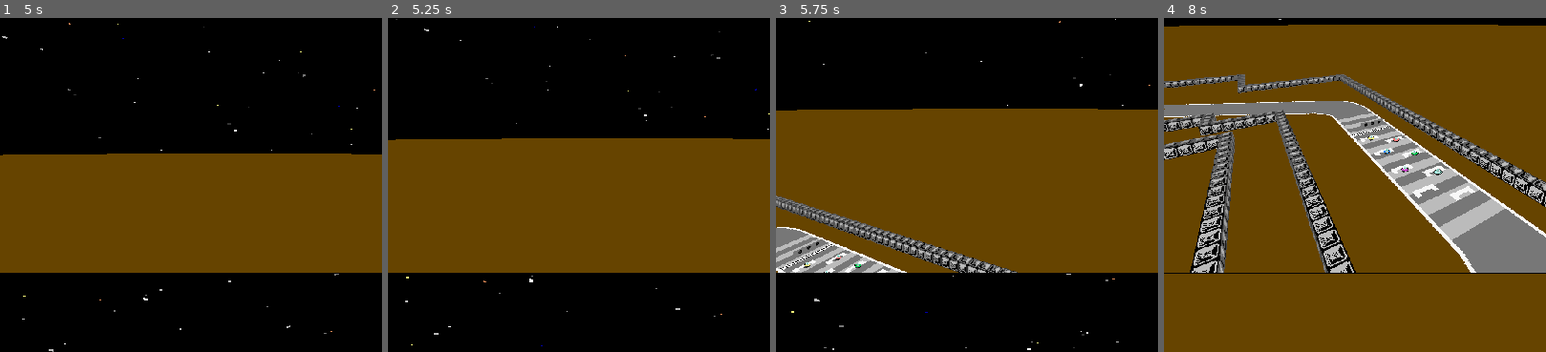
Above: before the commit, frames 1-4 (left to right).
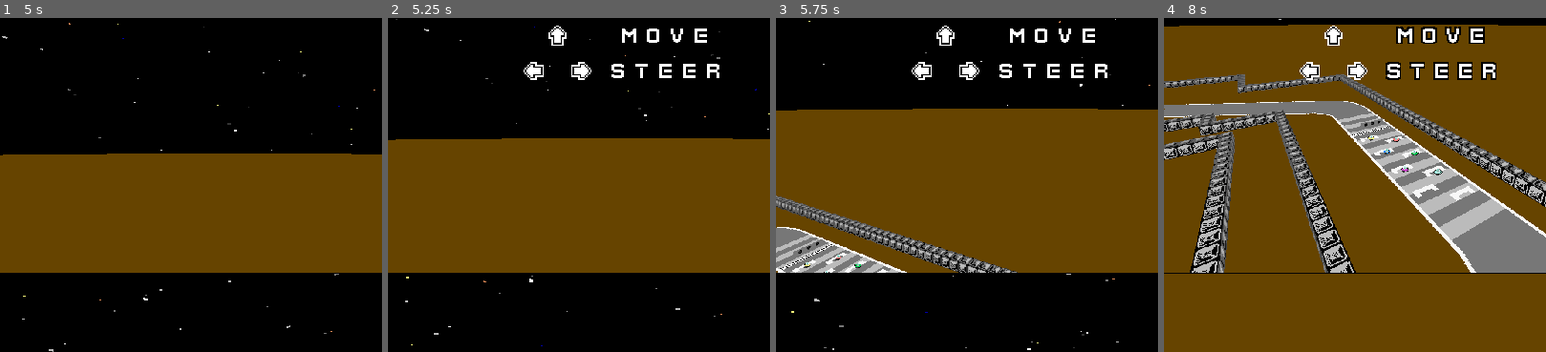
Above: after the commit, the same moments.

Repository: puzzud/MizJam1
Game: Godot game, scene res://Scenes/Game.tscn
Same seed, same stepped clock (60 frames per second), same inputs: the game is played once before the commit and once after it. Sound files missing from this copy of the repository are replaced by a short silence.
Inputs:
- Up to frame 1 (5 s): tap Enter (ui_accept) at 0.5, 1.52, 1.55, 1.82, 3.02, 3.05, 3.32, 4.52, 4.55, 4.82 s; hold D (game_turn_right) 0.53-1.28 s; hold Enter (ui_accept) 0.53-1.28 s; hold S (game_brake) 1.28-2.03 s; tap P at 1.35, 2.85, 4.35 s; hold D (game_turn_right) 2.03-2.78 s; hold Enter (ui_accept) 2.03-2.78 s; hold W (game_accelerate) 2.78-3.53 s; hold Enter (ui_accept) 3.53-4.28 s; hold A (game_turn_left) from 3.53 s (still down)
- Up to frame 2 (5.25 s): release A (game_turn_left) at 5.03 s; hold S (game_brake) from 5.03 s (still down); hold Enter (ui_accept) from 5.03 s (still down)
- Up to frame 3 (5.75 s): keep holding S (game_brake); keep holding Enter (ui_accept)
- Up to frame 4 (8 s): release S (game_brake) at 5.78 s; release Enter (ui_accept) at 5.78 s; hold D (game_turn_right) 5.78-6.53 s; tap P at 5.85, 7.35 s; tap Enter (ui_accept) at 6.02, 6.05, 6.32, 7.52, 7.55, 7.82 s; hold W (game_accelerate) 6.53-7.28 s; hold Enter (ui_accept) 6.53-7.28 s; hold D (game_turn_right) from 7.28 s (still down)
The pictures show only the part of the screen within x 20-70%, y 12-62%; the shares and areas given below are measured in that part.

Frame 1 is identical in both runs. In frame 2, 1.2% of the frame differs, in the area x 35-87%, y 2-19%; in frame 3, 1.2%; in frame 4, 2.4%.

Commit message:
Added instructions.

Diff:
--- /dev/null
+++ b/Project/Graphics/KeyLeft.tres
@@ -0,0 +1,7 @@
+[gd_resource type="AtlasTexture" load_steps=2 format=2]
+
+[ext_resource path="res://Graphics/tileset_legacy_trans.png" type="Texture" id=1]
+
+[resource]
+atlas = ExtResource( 1 )
+region = Rect2( 527, 357, 16, 16 )
--- /dev/null
+++ b/Project/Graphics/KeyRight.tres
@@ -0,0 +1,7 @@
+[gd_resource type="AtlasTexture" load_steps=2 format=2]
+
+[ext_resource path="res://Graphics/tileset_legacy_trans.png" type="Texture" id=1]
+
+[resource]
+atlas = ExtResource( 1 )
+region = Rect2( 493, 357, 16, 16 )
--- /dev/null
+++ b/Project/Graphics/KeyUp.tres
@@ -0,0 +1,7 @@
+[gd_resource type="AtlasTexture" load_steps=2 format=2]
+
+[ext_resource path="res://Graphics/tileset_legacy_trans.png" type="Texture" id=1]
+
+[resource]
+atlas = ExtResource( 1 )
+region = Rect2( 476, 357, 16, 16 )
--- a/Project/Scenes/Game.tscn
+++ b/Project/Scenes/Game.tscn
@@ -12,6 +12,9 @@
 [ext_resource path="res://Sounds/RaceStartMusic.ogg" type="AudioStream" id=10]
 [ext_resource path="res://Sounds/RaceLoseMusic.ogg" type="AudioStream" id=11]
 [ext_resource path="res://Sounds/RaceWinMusic.ogg" type="AudioStream" id=12]
+[ext_resource path="res://Graphics/KeyUp.tres" type="Texture" id=13]
+[ext_resource path="res://Graphics/KeyRight.tres" type="Texture" id=14]
+[ext_resource path="res://Graphics/KeyLeft.tres" type="Texture" id=15]
 
 [sub_resource type="AtlasTexture" id=1]
 atlas = ExtResource( 8 )
@@ -235,6 +238,148 @@
 "_edit_use_anchors_": false
 }
 
+[node name="TitleToRace" type="Control" parent="Ui"]
+visible = false
+margin_right = 40.0
+margin_bottom = 40.0
+__meta__ = {
+"_edit_lock_": true,
+"_edit_use_anchors_": false
+}
+
+[node name="Controls" type="Control" parent="Ui/TitleToRace"]
+visible = false
+margin_top = 128.0
+margin_right = 512.0
+margin_bottom = 144.0
+rect_scale = Vector2( 2, 2 )
+__meta__ = {
+"_edit_use_anchors_": false
+}
+
+[node name="MoveSymbol" type="TextureRect" parent="Ui/TitleToRace/Controls"]
+margin_left = 208.0
+margin_top = -8.0
+margin_right = 224.0
+margin_bottom = 8.0
+texture = ExtResource( 13 )
+__meta__ = {
+"_edit_lock_": true,
+"_edit_use_anchors_": false
+}
+
+[node name="MoveLabel" type="Label" parent="Ui/TitleToRace/Controls"]
+margin_left = 256.0
+margin_top = -8.0
+margin_right = 320.0
+margin_bottom = 8.0
+custom_fonts/font = ExtResource( 6 )
+custom_colors/font_color = Color( 1, 1, 1, 1 )
+custom_colors/font_outline_modulate = Color( 0, 0, 0, 1 )
+custom_colors/font_color_shadow = Color( 0, 0, 0, 1 )
+custom_constants/shadow_as_outline = 1
+text = "Move"
+align = 1
+uppercase = true
+__meta__ = {
+"_edit_lock_": true,
+"_edit_use_anchors_": false
+}
+
+[node name="SteerLeftSymbol" type="TextureRect" parent="Ui/TitleToRace/Controls"]
+margin_left = 192.0
+margin_top = 16.0
+margin_right = 208.0
+margin_bottom = 32.0
+texture = ExtResource( 15 )
+__meta__ = {
+"_edit_lock_": true,
+"_edit_use_anchors_": false
+}
+
+[node name="SteerRightSymbol" type="TextureRect" parent="Ui/TitleToRace/Controls"]
+margin_left = 224.0
+margin_top = 16.0
+margin_right = 240.0
+margin_bottom = 32.0
+texture = ExtResource( 14 )
+__meta__ = {
+"_edit_lock_": true,
+"_edit_use_anchors_": false
+}
+
+[node name="SteerLabel" type="Label" parent="Ui/TitleToRace/Controls"]
+margin_left = 248.0
+margin_top = 16.0
+margin_right = 328.0
+margin_bottom = 32.0
+custom_fonts/font = ExtResource( 6 )
+custom_colors/font_color = Color( 1, 1, 1, 1 )
+custom_colors/font_outline_modulate = Color( 0, 0, 0, 1 )
+custom_colors/font_color_shadow = Color( 0, 0, 0, 1 )
+custom_constants/shadow_as_outline = 1
+text = "Steer"
+align = 1
+uppercase = true
+__meta__ = {
+"_edit_lock_": true,
+"_edit_use_anchors_": false
+}
+
+[node name="CollectGems" type="Label" parent="Ui/TitleToRace"]
+visible = false
+margin_top = 112.0
+margin_right = 512.0
+margin_bottom = 128.0
+rect_scale = Vector2( 2, 2 )
+custom_fonts/font = ExtResource( 6 )
+custom_colors/font_color = Color( 1, 1, 1, 1 )
+custom_colors/font_outline_modulate = Color( 0, 0, 0, 1 )
+custom_colors/font_color_shadow = Color( 0, 0, 0, 1 )
+custom_constants/shadow_as_outline = 1
+text = "Collect Gems For Speed"
+align = 1
+uppercase = true
+__meta__ = {
+"_edit_use_anchors_": false
+}
+
+[node name="ThreeLaps" type="Label" parent="Ui/TitleToRace"]
+visible = false
+margin_top = 112.0
+margin_right = 512.0
+margin_bottom = 128.0
+rect_scale = Vector2( 2, 2 )
+custom_fonts/font = ExtResource( 6 )
+custom_colors/font_color = Color( 1, 1, 1, 1 )
+custom_colors/font_outline_modulate = Color( 0, 0, 0, 1 )
+custom_colors/font_color_shadow = Color( 0, 0, 0, 1 )
+custom_constants/shadow_as_outline = 1
+text = "3 laps"
+align = 1
+uppercase = true
+__meta__ = {
+"_edit_use_anchors_": false
+}
+
+[node name="Win" type="Label" parent="Ui/TitleToRace"]
+visible = false
+margin_top = 112.0
+margin_right = 512.0
+margin_bottom = 128.0
+rect_scale = Vector2( 2, 2 )
+custom_fonts/font = ExtResource( 6 )
+custom_colors/font_color = Color( 1, 1, 1, 1 )
+custom_colors/font_outline_modulate = Color( 0, 0, 0, 1 )
+custom_colors/font_color_shadow = Color( 0, 0, 0, 1 )
+custom_constants/shadow_as_outline = 1
+text = "Win"
+align = 1
+uppercase = true
+__meta__ = {
+"_edit_use_anchors_": false
+}
+
 [node name="Race" type="Control" parent="Ui"]
 margin_right = 40.0
 margin_bottom = 40.0
@@ -391,6 +536,12 @@
 "_edit_use_anchors_": false
 }
 
+[node name="Timers" type="Node" parent="."]
+
+[node name="InstructionMessageTimer" type="Timer" parent="Timers"]
+wait_time = 4.5
+one_shot = true
+
 [node name="AudioPlayers" type="Spatial" parent="."]
 
 [node name="StartRaceMusic" type="AudioStreamPlayer" parent="AudioPlayers"]
@@ -410,6 +561,7 @@
 [connection signal="kartExitedRoughZone" from="Track" to="." method="onTrackKartExitedRoughZone"]
 [connection signal="startSequenceFinished" from="Track" to="." method="onTrackStartSequenceFinished"]
 [connection signal="tween_all_completed" from="Viewports/ViewportContainerTop/ViewportTop/Tween" to="." method="onTopCameraTweenCompleted"]
+[connection signal="timeout" from="Timers/InstructionMessageTimer" to="." method="onInstructionMessageTimerTimeout"]
 [connection signal="finished" from="AudioPlayers/StartRaceMusic" to="." method="onStartRaceMusicFinished"]
 
 [editable path="Karts/Kart1"]
--- a/Project/Scripts/Game.gd
+++ b/Project/Scripts/Game.gd
@@ -18,6 +18,8 @@
 var raceEnded := false
 var raceTime := 0.0
 var kartFinishTimes := []
+
+var instructionMessageIndex := -1
 
 func _ready():
 	Global.game = self
@@ -128,6 +130,25 @@
 
 	$Ui/Title.visible = false
 
+	$Ui/TitleToRace.visible = true
+	instructionMessageIndex = -1
+	$Timers/InstructionMessageTimer.start()
+
+func onInstructionMessageTimerTimeout() -> void:
+	showNextInstruction()
+
+func showNextInstruction() -> void:
+	for message in $Ui/TitleToRace.get_children():
+		message.visible = false
+
+	instructionMessageIndex += 1
+	if instructionMessageIndex >= $Ui/TitleToRace.get_child_count():
+		return
+
+	$Ui/TitleToRace.get_child(instructionMessageIndex).visible = true
+
+	$Timers/InstructionMessageTimer.start()
+
 func onTopCameraTweenCompleted() -> void:
 	emit_signal("sawInstructions")
 
@@ -149,6 +170,7 @@
 	$Viewports/ViewportContainerBottom/ViewportBottom/BirdsEyeCamera.current = true
 	$Viewports/ViewportContainerBottom/ViewportBottom/TitleCamera.current = false
 
+	$Ui/TitleToRace.visible = false
 	$Ui/Race.visible = true
 
 	$Ui/Race/RaceResultMessage.visible = false
Binary file changed: Project/Graphics/tileset_legacy_trans.png
Not shown: 1 places in Project/Scenes/Game.tscn that only renumber resources
